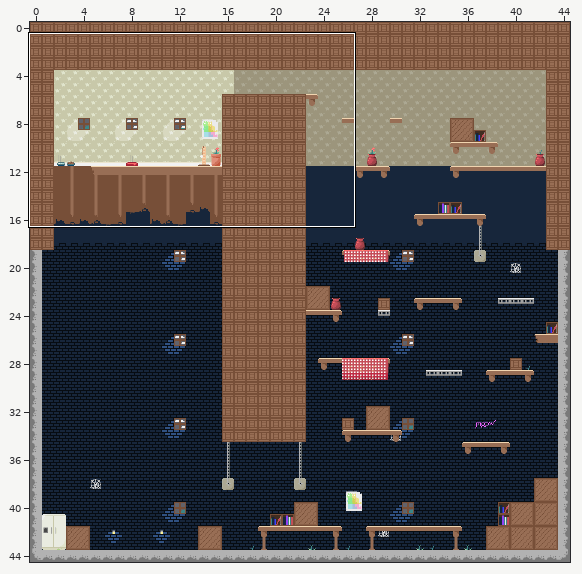
Level history. Tiled map: assets/test_map3.tmx. The picture above shows the old version from afar; the outline marks the close-up.
Close-up. First the earlier version:
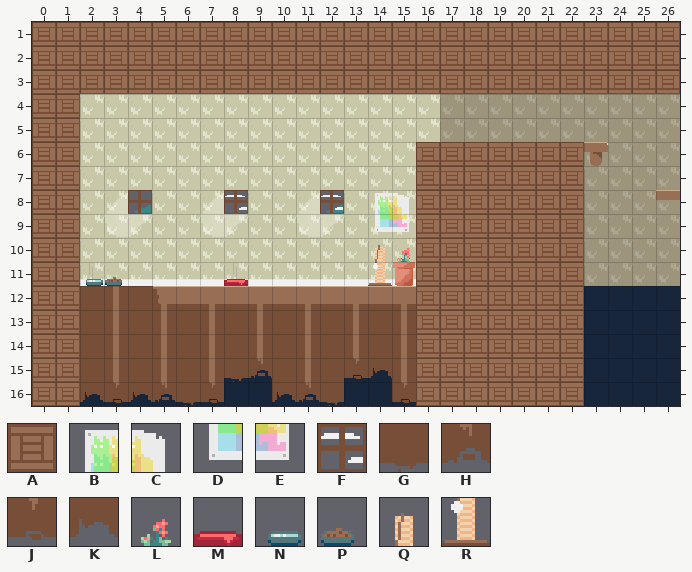
Cells are 16x16 px. Shown: x 0..26, y 1..16.
Key: from "test_tileset": A 0, B 6, C 7, D 22, E 23, F 41, G 47, H 61, J 62, K 63, L 67, M 68, N 69, P 70, Q 71, R 87.
_ is an empty cell, # one hidden under a higher layer.
Layers that did not change in this view are not listed.
Layer "Background2" before, first column x 0:
 1 AAAAAAAAAAAAAAAAAAAAAAAAAAA
 2 AAAAAAAAAAAAAAAAAAAAAAAAAAA
 3 ___________________________
 4 ___________________________
 5 ___________________________
 6 ___________________________
 7 ___________________________
 8 ____________F_BC___________
 9 ______________DE___________
10 ______________QL___________
11 __NP____M_____R____________
12 ___________________________
13 ___________________________
14 ___________________________
15 _#______GH___JK____________
16 __KJKHGJ__KHG__J___________
The same view after the edit:
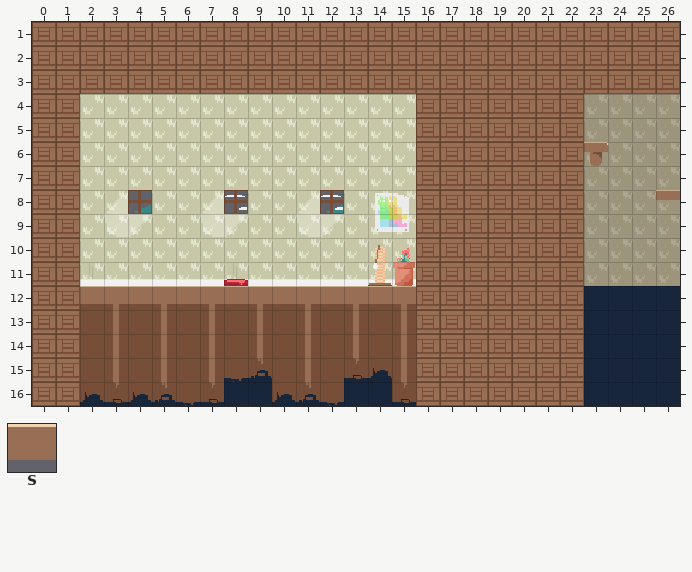
Further tiles: from "test_tileset": S 59.
Tiles of an added or newly shown layer are drawn over the layers below it.
The exact change:
Layer "Background2":
y 11: x 2..3 NP -> __
Layer "Start" (now shown):
y 4..5: x 16..22 _______ -> AAAAAAA
y 12: x 5 _ -> S
Layer "Trap" (now shown):
y 12: x 2..4 ___ -> SSS
Changed places in both close-ups, as pixel boxes (x1, y1, x2, y2):
added: (416, 94, 584, 142)
changed: (80, 277, 159, 304)
